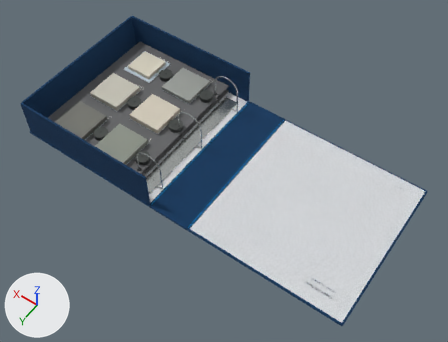
Before and after pictures for a commit that changed the Blender file volume-3-model.blend.
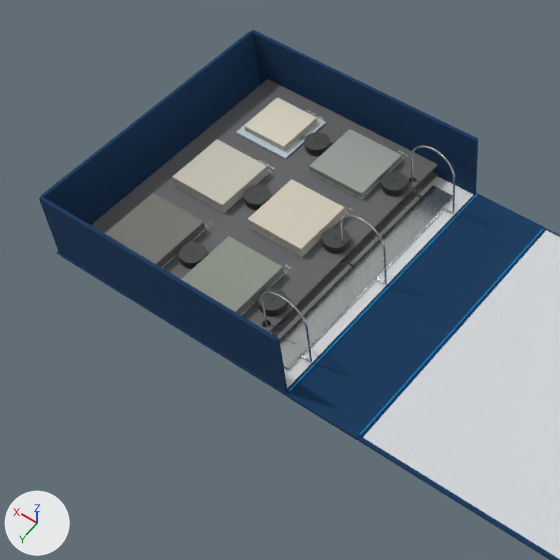
There are two pictures of each version: one whole from a 50 mm camera at (-0.434, 0.546, 0.832) aimed at (-0.061, 0.023, 0.01), one close up on the part from 0% to 65% of the width and 0% to 86% of the height. The axes (+X, +Y, +Z) are drawn at lower left. The lights are the same throughout. The last two pictures show the newer version.

The older version as bpy lines, for what is in view:
```python
ob_ring_mechanism = bpy.data.objects.new('Ring mechanism', me_cube_064)
ob_ring_mechanism.location = (0.0279, 0.0, 0.0017)
ob_sample_t_1 = bpy.data.objects.new('Sample_T-1', me_cube_066)
ob_sample_t_1.parent = ob_page_1
ob_sample_t_1.location = (0.0622, 0.0884, 0.00806)
ob_sample_t_2 = bpy.data.objects.new('Sample_T-2', me_cube_068)
ob_sample_t_2.parent = ob_page_1
ob_sample_t_2.location = (0.156, 0.0884, 0.00806)
ob_tether_reel_t_1 = bpy.data.objects.new('Tether_reel_T-1', None)
ob_tether_reel_t_1.parent = ob_page_1
ob_tether_reel_t_1.location = (0.0157, 0.0884, 0.00509)
ob_tether_reel_t_1.rotation_euler = (0.0, 0.0, 1.571)  # degrees (0, 0, 90)
ob_tether_reel_t_2 = bpy.data.objects.new('Tether_reel_T-2', None)
ob_tether_reel_t_2.parent = ob_page_1
ob_tether_reel_t_2.location = (0.11, 0.0884, 0.00509)
ob_tether_reel_t_2.rotation_euler = (0.0, 0.0, 1.571)  # degrees (0, 0, 90)
ob_tether_reel_t_3 = bpy.data.objects.new('Tether_reel_T-3', None)
ob_tether_reel_t_3.parent = ob_page_1
ob_tether_reel_t_3.location = (0.0157, -0.00102, 0.00509)
ob_tether_reel_t_3.rotation_euler = (0.0, 0.0, 1.571)  # degrees (0, 0, 90)
ob_tether_reel_t_4 = bpy.data.objects.new('Tether_reel_T-4', None)
ob_tether_reel_t_4.parent = ob_page_1
ob_tether_reel_t_4.location = (0.11, -0.00102, 0.00509)
ob_tether_reel_t_4.rotation_euler = (0.0, 0.0, 1.571)  # degrees (0, 0, 90)
ob_tether_reel_t_5 = bpy.data.objects.new('Tether_reel_T-5', None)
ob_tether_reel_t_5.parent = ob_page_1
ob_tether_reel_t_5.location = (0.0157, -0.0904, 0.00509)
ob_tether_reel_t_5.rotation_euler = (0.0, 0.0, 1.571)  # degrees (0, 0, 90)
ob_tether_reel_t_6 = bpy.data.objects.new('Tether_reel_T-6', None)
ob_tether_reel_t_6.parent = ob_page_1
ob_tether_reel_t_6.location = (0.11, -0.0904, 0.00509)
ob_tether_reel_t_6.rotation_euler = (0.0, 0.0, 1.571)  # degrees (0, 0, 90)
# also in view: 'Cover_box_side' at (0.14, -0.143, 0.036); 'Cover_box_end' at (0.276, 0.0, 0.036); 'Sample_T-4' at (0.201, -0.001, 0.026); 'Mounting_page_1' at (0.152, 0.0, 0.018); 'Round_ring' at (0.028, -0.108, 0.037)
```
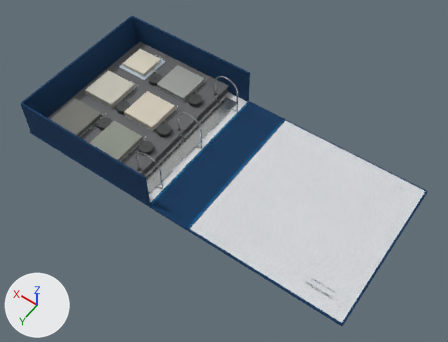
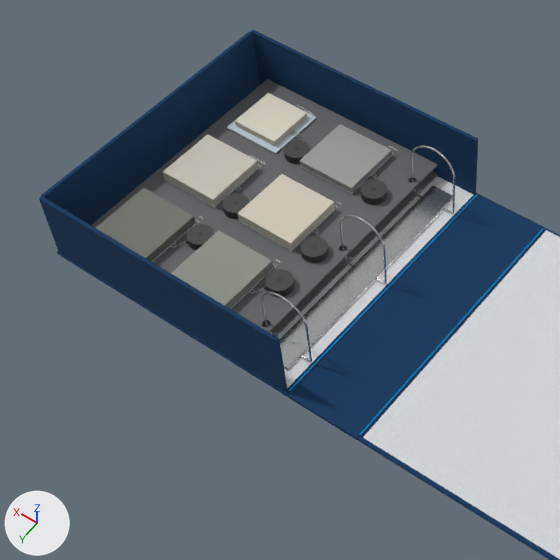
Not drawn themselves, but carrying or shaping drawn objects: ob_tether_reel_t_1, ob_tether_reel_t_2, ob_tether_reel_t_3, ob_tether_reel_t_4, ob_tether_reel_t_5, ob_tether_reel_t_6.

Changed parts and their boxes [x1, y1, x2, y2] in the close-ups (560 x 560 px):
'Sample_T-1', moved
    before: [181, 236, 284, 315]
    after: [171, 230, 273, 309]
'Sample_T-3', moved
    before: [248, 179, 345, 256]
    after: [237, 174, 335, 250]
'Sample_T-2', moved
    before: [105, 193, 205, 268]
    after: [95, 188, 195, 262]
'Sample_T-4', moved
    before: [172, 139, 268, 212]
    after: [163, 134, 258, 206]
'Sample_T-5', moved
    before: [309, 129, 402, 198]
    after: [299, 124, 392, 193]
'Sample_T-6', moved
    before: [244, 98, 317, 151]
    after: [235, 93, 308, 146]
'Host_board_T-6', moved
    before: [236, 97, 326, 159]
    after: [227, 93, 317, 153]
'Reel_cap_T-1', moved
    before: [258, 288, 287, 311]
    after: [265, 269, 294, 292]
'Reel_cap_T-2', moved
    before: [179, 242, 207, 264]
    after: [187, 224, 214, 245]
'Reel_cap_T-3', moved
    before: [322, 227, 350, 248]
    after: [300, 236, 328, 258]
'Reel_cap_T-4', moved
    before: [244, 185, 271, 205]
    after: [222, 193, 249, 213]
'Reel_cap_T-5', moved
    before: [381, 171, 408, 191]
    after: [360, 180, 387, 199]
'Reel_cap_T-6', moved
    before: [304, 132, 330, 151]
    after: [284, 140, 310, 158]
'Reel_body_T-3', moved
    before: [322, 240, 350, 254]
    after: [300, 249, 329, 263]
'Reel_body_T-5', moved
    before: [381, 182, 408, 196]
    after: [361, 192, 387, 205]
'Reel_body_T-1', moved
    before: [259, 302, 288, 316]
    after: [265, 282, 295, 297]
'Reel_body_T-6', moved
    before: [304, 143, 331, 156]
    after: [284, 150, 310, 164]
'Reel_body_T-4', moved
    before: [244, 197, 271, 210]
    after: [222, 206, 238, 219]
'Reel_body_T-2', moved
    before: [179, 254, 208, 269]
    after: [188, 241, 202, 250]
'Host_board_T-4', moved
    before: [174, 174, 268, 213]
    after: [165, 169, 258, 208]
'Host_board_T-3', moved
    before: [250, 215, 345, 257]
    after: [239, 209, 335, 251]
'Host_board_T-5', moved
    before: [310, 160, 402, 199]
    after: [300, 155, 392, 194]
'Host_board_T-1', moved (mostly hidden)
    before: [241, 274, 284, 315]
    after: [230, 268, 273, 309]
'Host_board_T-2', moved (mostly hidden)
    before: [162, 229, 205, 268]
    after: [152, 224, 195, 262]
'Adhesive_saddle_T-6', moved
    before: [299, 135, 306, 141]
    after: [290, 130, 299, 137]
'Reel_center_T-1', moved
    before: [270, 297, 275, 301]
    after: [277, 278, 282, 282]
'Reel_center_T-3', moved
    before: [334, 236, 338, 239]
    after: [312, 245, 316, 248]
'Reel_outlet_T-1', moved (not visible before)
    after: [264, 285, 267, 290]

What the commit changed:
Object 'Tether_reel_T-1' (ob_tether_reel_t_1) moves from (0.0157, 0.0884, 0.00509) to (0.0249, 0.0681, 0.00526).
Object 'Tether_reel_T-2' (ob_tether_reel_t_2) moves from (0.11, 0.0884, 0.00509) to (0.119, 0.0681, 0.00526).
Object 'Tether_reel_T-3' (ob_tether_reel_t_3) moves from (0.0157, -0.00102, 0.00509) to (0.0249, 0.0193, 0.00526).
Object 'Tether_reel_T-4' (ob_tether_reel_t_4) moves from (0.11, -0.00102, 0.00509) to (0.119, 0.0193, 0.00526).
Object 'Tether_reel_T-5' (ob_tether_reel_t_5) moves from (0.0157, -0.0904, 0.00509) to (0.0249, -0.0701, 0.00526).
Object 'Tether_reel_T-6' (ob_tether_reel_t_6) moves from (0.11, -0.0904, 0.00509) to (0.119, -0.0701, 0.00526).
Object 'Sample_T-1' (ob_sample_t_1) moves from (0.0622, 0.0884, 0.00806) to (0.0744, 0.0884, 0.00806).
Object 'Sample_T-2' (ob_sample_t_2) moves from (0.156, 0.0884, 0.00806) to (0.168, 0.0884, 0.00806).
Object 'Sample_T-3' (ob_sample_t_3) moves from (0.0622, -0.00102, 0.00806) to (0.0744, -0.00102, 0.00806).
Object 'Sample_T-4' (ob_sample_t_4) moves from (0.156, -0.00102, 0.00806) to (0.168, -0.00102, 0.00806).
Object 'Sample_T-5' (ob_sample_t_5) moves from (0.0622, -0.0904, 0.00648) to (0.0744, -0.0904, 0.00648).
Object 'Sample_T-6' (ob_sample_t_6) moves from (0.156, -0.0904, 0.00648) to (0.168, -0.0904, 0.00648).
